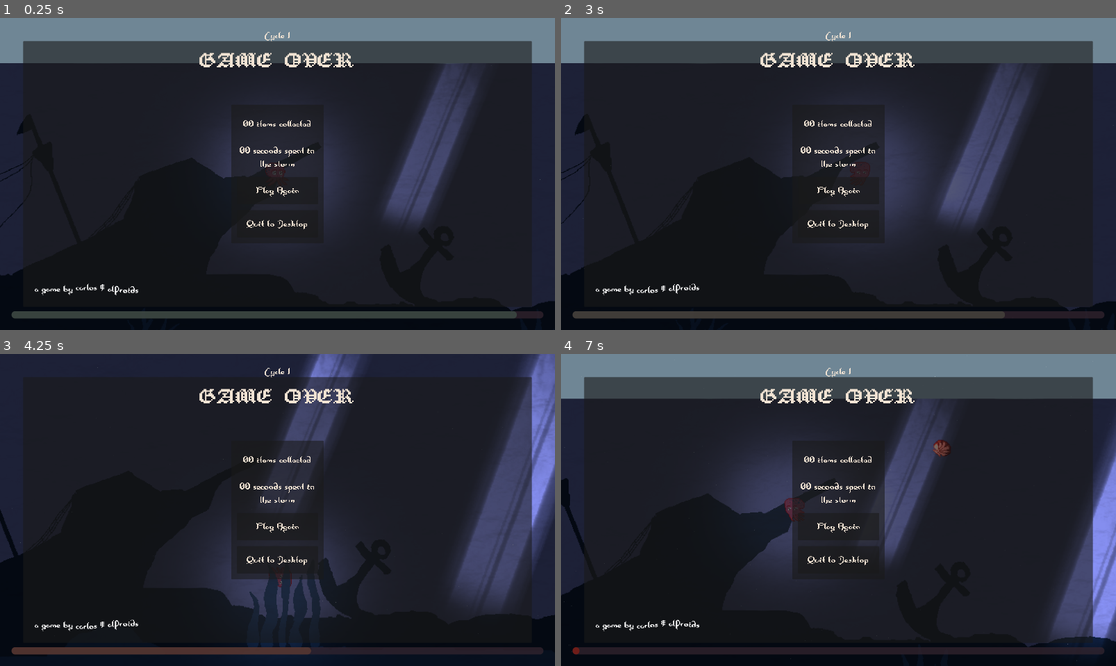
Above: before the commit, frames 1-4 (two rows, left to right).
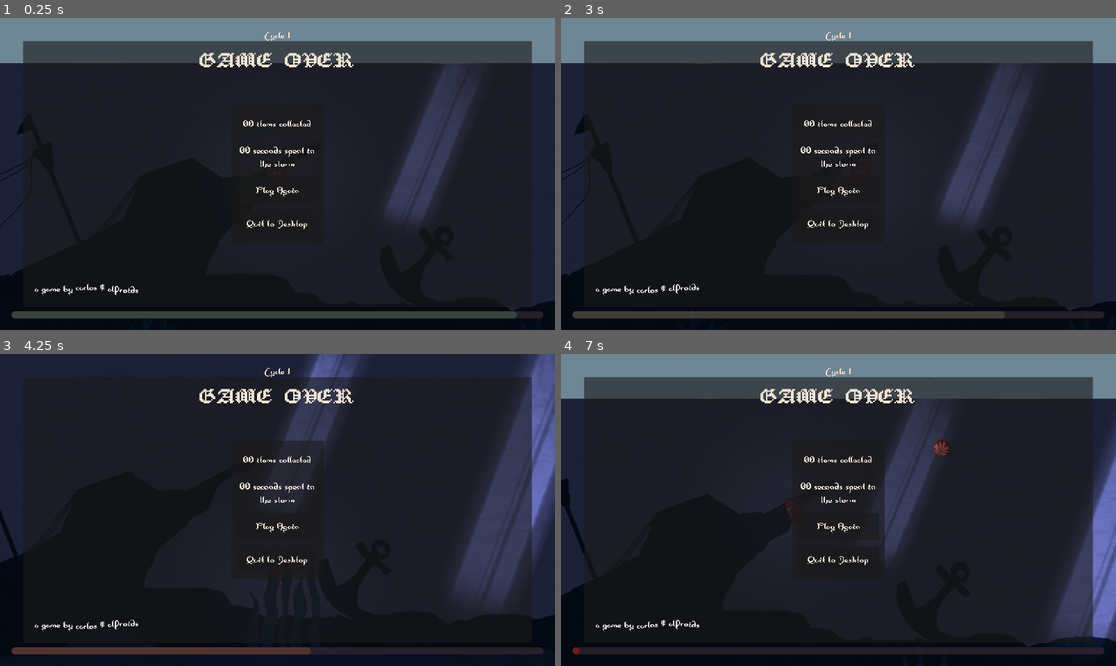
Above: after the commit, the same moments.

Repository: alfroids/tidal-storm
Game: Godot game, scene res://scenes/levels/main.tscn
The game is run twice, just before and just after one commit, with the same random seed, the same clock (stepped at 60 frames per second) and the same inputs.
Inputs:
- Up to frame 1 (0.25 s): no input
- Up to frame 2 (3 s): click "Play Again" at 0.5 s; click "Play Again" at 1.25 s; click "Play Again" at 2 s; hold D (move_right) from 2.78 s (still down); tap Space (dash) at 2.85 s
- Up to frame 3 (4.25 s): release D (move_right) at 3.53 s; hold S (move_down) from 3.53 s (still down); tap Space (dash) at 3.6 s
- Up to frame 4 (7 s): release S (move_down) at 4.28 s; hold D (move_right) 4.28-5.03 s; tap Space (dash) every 0.75 s from 4.35 to 6.6 s; hold W (move_up) 5.03-5.78 s; hold A (move_left) from 5.78 s (still down)

The runs differ from the first frame. In frame 1, 0.6% of the frame differs, in the area x 38-61%, y 37-62%; in frame 2, 1.6%; in frame 3, 3.6%; in frame 4, 4.1%, in the area x 30-100%, y 31-92%.

Commit message:
Overall light adjustments

Diff:
--- a/scenes/octopus/octopus.gd
+++ b/scenes/octopus/octopus.gd
@@ -5,11 +5,23 @@
 @export_range(100.0, 2000.0, 50.0, "or_greater", "suffix:px/s²") var ACCELARTION: float = 1600.0
 @export_range(100.0, 2000.0, 50.0, "or_greater", "suffix:px/s²") var DRAG: float = 400.0
 
+@export var _light: PointLight2D
+
 @onready var animation_player: AnimationPlayer = $AnimationPlayer as AnimationPlayer
 @onready var state_machine: StateMachine = $StateMachine as StateMachine
 
 func _ready():
 	animation_player.play("sleep")
+	CycleManager.cycle_started.connect(_octopus_light_change)
 
 func _physics_process(delta: float) -> void:
 	state_machine.physics_update(delta)
+
+func _octopus_light_change(phase: CycleManager.PHASE) -> void:
+	if phase == CycleManager.PHASE.CALM:
+		var tween = get_tree().create_tween()
+		tween.tween_property(_light, "energy", 0.2, 3)
+
+	elif phase == CycleManager.PHASE.STORM:
+		var tween = get_tree().create_tween()
+		tween.tween_property(_light, "energy", 1, 3)
--- a/scenes/octopus/octopus.tscn
+++ b/scenes/octopus/octopus.tscn
@@ -7,7 +7,6 @@
 [ext_resource type="Script" path="res://scenes/octopus/states/move_state.gd" id="5_ertig"]
 [ext_resource type="Script" path="res://scenes/octopus/states/dash_state.gd" id="6_tafg8"]
 [ext_resource type="Texture2D" uid="uid://vlxh3fhan7s1" path="res://assets/lights/lantern light 2.png" id="7_28um0"]
-[ext_resource type="Texture2D" uid="uid://d13gyrmtdht4u" path="res://assets/sprites/bubble.png" id="8_tpe6r"]
 [ext_resource type="Texture2D" uid="uid://gn1t6iuko6fx" path="res://assets/sprites/new_tutorial_buttons.png" id="9_rnf4q"]
 
 [sub_resource type="CircleShape2D" id="CircleShape2D_w1ik8"]
@@ -87,10 +86,11 @@
 "swim": SubResource("Animation_8ntpu")
 }
 
-[node name="Octopus" type="CharacterBody2D"]
+[node name="Octopus" type="CharacterBody2D" node_paths=PackedStringArray("_light")]
 collision_mask = 4
 motion_mode = 1
 script = ExtResource("1_qo50e")
+_light = NodePath("PointLight2D")
 
 [node name="Sprite2D" type="Sprite2D" parent="."]
 texture_filter = 1
@@ -135,24 +135,9 @@
 [node name="PointLight2D" type="PointLight2D" parent="."]
 rotation = 1.56517
 scale = Vector2(1.00045, 1.67977)
-energy = 0.7
+energy = 0.2
 texture = ExtResource("7_28um0")
 texture_scale = 3.0
-
-[node name="BubblesParticles" type="CPUParticles2D" parent="."]
-visible = false
-position = Vector2(0, -3)
-amount = 5
-lifetime = 10.0
-texture = ExtResource("8_tpe6r")
-emission_shape = 3
-emission_rect_extents = Vector2(250, 250)
-direction = Vector2(1, -1)
-gravity = Vector2(0, 0)
-initial_velocity_min = 30.0
-initial_velocity_max = 45.0
-damping_min = 2.0
-damping_max = 5.0
 
 [node name="Tutorial" type="Sprite2D" parent="."]
 position = Vector2(0, -84)
--- a/scenes/vfx/lights/god_ray.gd
+++ b/scenes/vfx/lights/god_ray.gd
@@ -8,7 +8,7 @@
 func _godray_energy_change(phase: CycleManager.PHASE) -> void:
 	if phase == CycleManager.PHASE.CALM:
 		var tween = get_tree().create_tween()
-		tween.tween_property(_godray_light, "energy", 1.5, 3).set_trans(Tween.TRANS_BOUNCE)
+		tween.tween_property(_godray_light, "energy", 0.8, 3).set_trans(Tween.TRANS_BOUNCE)
 
 	elif phase == CycleManager.PHASE.STORM:
 		var tween = get_tree().create_tween()
--- a/scenes/vfx/lights/god_ray.tscn
+++ b/scenes/vfx/lights/god_ray.tscn
@@ -8,4 +8,5 @@
 _godray_light = NodePath("PointLight2D")
 
 [node name="PointLight2D" type="PointLight2D" parent="."]
+energy = 0.8
 texture = ExtResource("1_fv5u3")
Not shown: 1 places in scenes/octopus/octopus.tscn that only renumber resources
